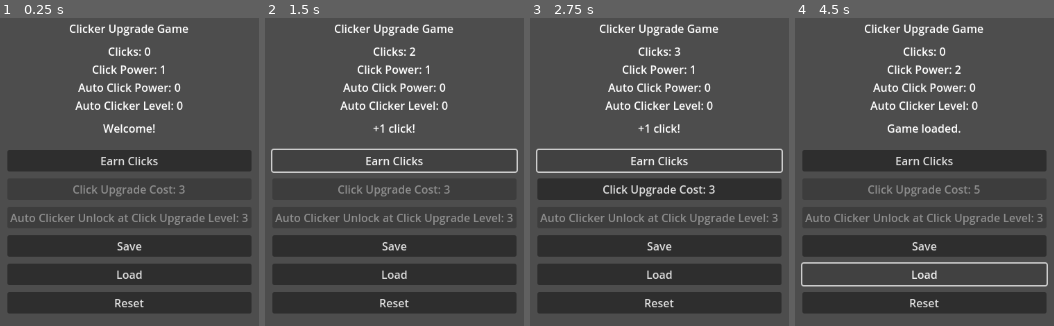
Above: before the commit, frames 1-4 (left to right).
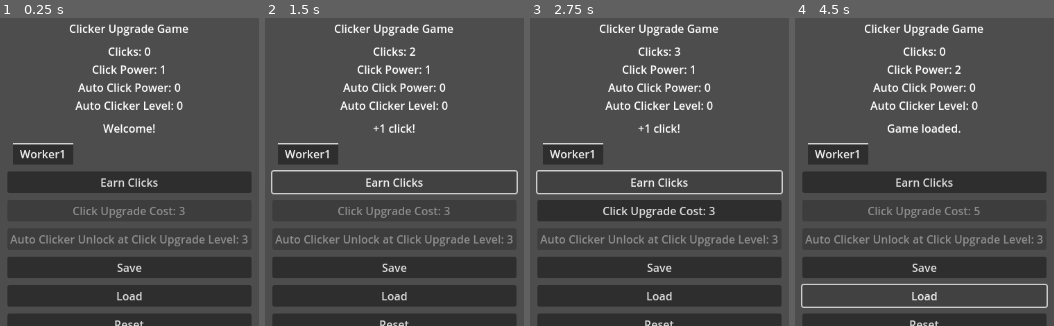
Above: after the commit, the same moments.

Repository: fehudma/godot_projects
Game: Godot game, scene res://Scenes/main.tscn
The game is run twice, just before and just after one commit, with the same random seed, the same clock (stepped at 60 frames per second) and the same inputs.
Inputs:
- Up to frame 1 (0.25 s): no input
- Up to frame 2 (1.5 s): click "Earn Clicks" at 0.5 s; click "Earn Clicks" at 1.25 s
- Up to frame 3 (2.75 s): click "Earn Clicks" at 2 s
- Up to frame 4 (4.5 s): click "Click Upgrade Cost: 3" at 2.75 s; click "Save" at 3.5 s; click "Load" at 4.25 s

The runs differ from the first frame. In frame 1, 25% of the frame differs, in the area x 3-97%, y 40-100%; in frame 2, 20%; in frame 3, 24%; in frame 4, 23%.

Commit message:
added Worker1 to TabContainer

Diff:
--- a/Scenes/main.tscn
+++ b/Scenes/main.tscn
@@ -40,6 +40,11 @@
 
 [node name="TabContainer" type="TabContainer" parent="VBoxContainer"]
 layout_mode = 2
+current_tab = 0
+
+[node name="Worker1" type="VBoxContainer" parent="VBoxContainer/TabContainer"]
+layout_mode = 2
+metadata/_tab_index = 0
 
 [node name="ClickButton" type="Button" parent="VBoxContainer"]
 layout_mode = 2
